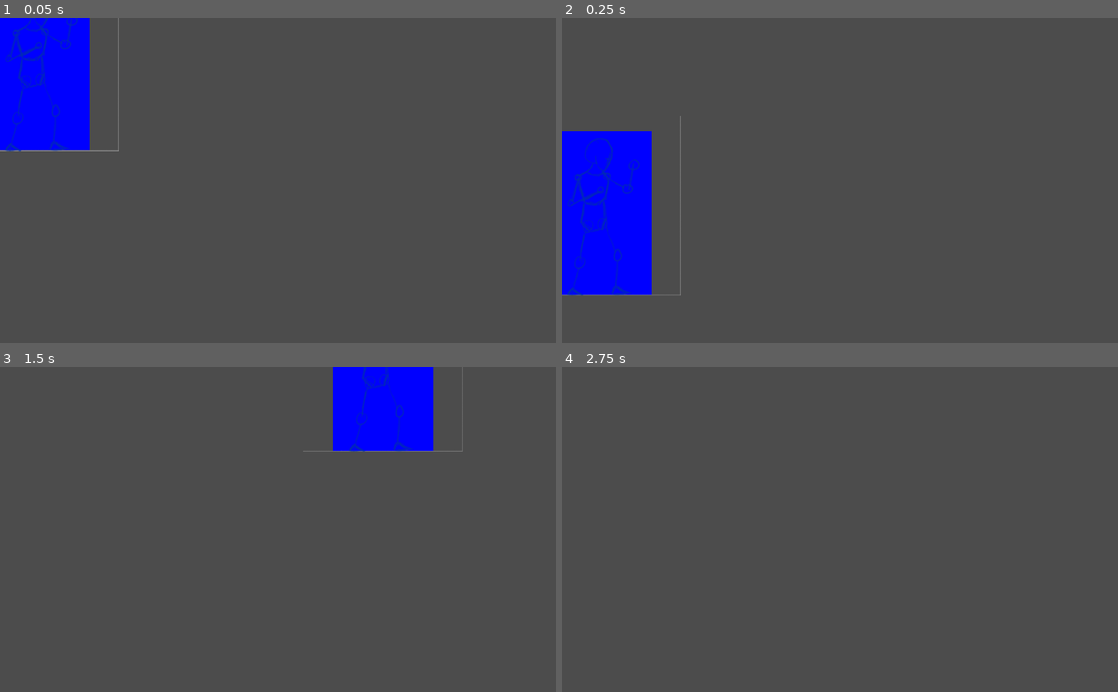
Above: before the commit, frames 1-4 (two rows, left to right).
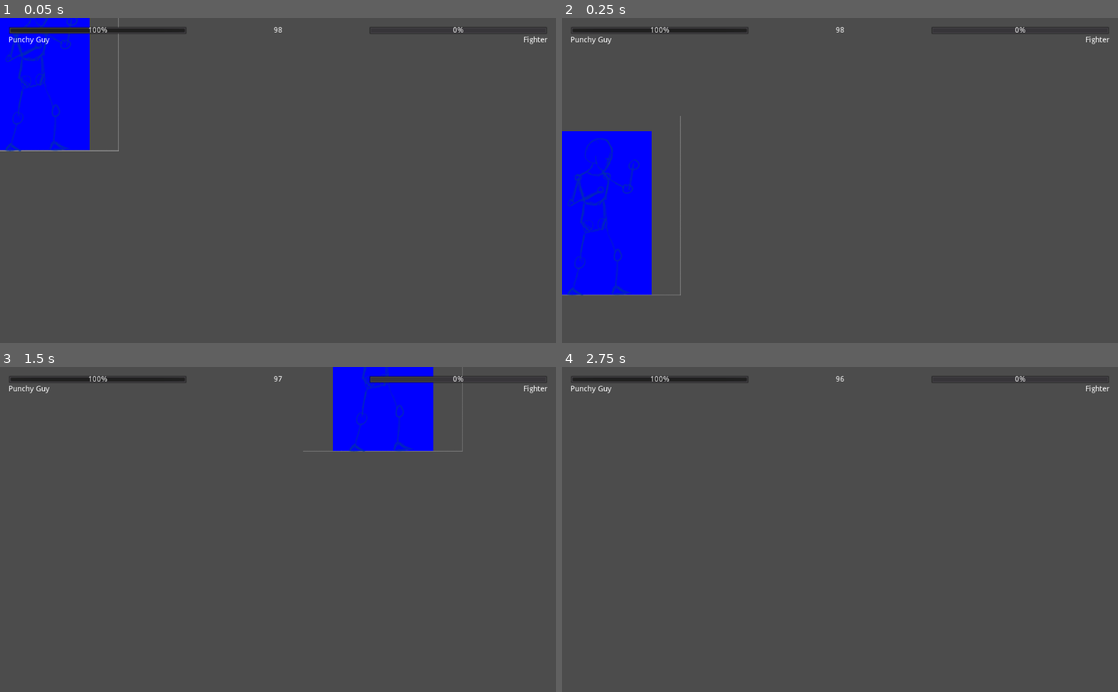
Above: after the commit, the same moments.

Repository: PistolRcks/flfa-project
Game: Godot game, scene res://level/basic_arena/TestingArena.tscn
Two runs of this game, one before a commit and one after it. Both use one fixed random seed, a clock stepped at 60 frames per second and the inputs below.
Inputs:
- Up to frame 1 (0.05 s): no input
- Up to frame 2 (0.25 s): no input
- Up to frame 3 (1.5 s): tap Enter at 0.5 s; hold W (up) 0.53-1.28 s; hold D (right) from 0.53 s (still down); tap J (attack_a) at 1.35 s
- Up to frame 4 (2.75 s): tap W (up) at 1.52, 1.55, 1.82, 2.3 s; release D (right) at 2.03 s; hold A (left) from 2.03 s (still down); hold K (attack_b) from 2.03 s (still down)

The runs differ from the first frame. In frame 1, 0.9% of the frame differs, in the area x 1-99%, y 2-9%; in frame 2, 0.8%; in frame 3, 1.0%; in frame 4, 0.8%.

Commit message:
Basic UI for combat

Diff:
--- a/entity/Entity.gd
+++ b/entity/Entity.gd
@@ -21,6 +21,8 @@
 onready var animation_tree = $AnimationTree
 
 ## Character Stats ##
+var player_number = 1					# Which number the player is (1 or 2)
+export var full_name = "Fighter"		# The full name of the character (as displayed in the UI)
 export var max_health = 100				# The maximum health of the character
 var current_health
 export var move_speed = 100				# The speed of movement (in pixels/sec)
@@ -28,6 +30,10 @@
 
 func _ready():
 	current_health = max_health + 0		# Duplicate but not
+
+	# Update UI to reflect character
+	get_tree().call_group("combat_ui", "update_name", player_number, full_name)
+	get_tree().call_group("combat_ui", "update_health", player_number, 100)
 
 func _physics_process(delta):
 	var momentum = Vector2()
--- a/entity/fighters/punchy_guy/PunchyGuy.tscn
+++ b/entity/fighters/punchy_guy/PunchyGuy.tscn
@@ -55,6 +55,7 @@
 
 [node name="PunchyGuy" type="KinematicBody2D"]
 script = ExtResource( 1 )
+full_name = "Punchy Guy"
 
 [node name="Collider" type="CollisionShape2D" parent="."]
 position = Vector2( 0, -20 )
--- a/globals.gd
+++ b/globals.gd
@@ -3,10 +3,11 @@
 
 
 # Debug variables
-""" Whether or not to show hitboxes (the boxes created by combos which deal damage).
-"""
-const SHOW_HITBOXES = true
+""" Whether or not to show hitboxes (the boxes created by combos which deal damage). """
+var SHOW_HITBOXES = true
 
-""" Whether or not to show hurtboxes (the boxes attached to entities which recieve damage).
-"""
-const SHOW_HURTBOXES = true
+""" Whether or not to show hurtboxes (the boxes attached to entities which recieve damage). """
+var SHOW_HURTBOXES = true
+
+""" How long (in seconds) for rounds to last before issuing a draw on timeout. """
+var ROUND_LENGTH = 99
--- a/level/basic_arena/TestingArena.tscn
+++ b/level/basic_arena/TestingArena.tscn
@@ -1,6 +1,7 @@
-[gd_scene load_steps=5 format=2]
+[gd_scene load_steps=6 format=2]
 
 [ext_resource path="res://entity/fighters/punchy_guy/PunchyGuy.tscn" type="PackedScene" id=1]
+[ext_resource path="res://ui/CombatUI.tscn" type="PackedScene" id=2]
 
 [sub_resource type="RectangleShape2D" id=1]
 extents = Vector2( 256, 10 )
@@ -12,6 +13,10 @@
 extents = Vector2( 10, 128 )
 
 [node name="TestingArena" type="Node2D"]
+
+[node name="UI" type="CanvasLayer" parent="."]
+
+[node name="CombatUI" parent="UI" instance=ExtResource( 2 )]
 
 [node name="Collision" type="Node2D" parent="."]
 
--- /dev/null
+++ b/ui/CombatUI.gd
@@ -0,0 +1,61 @@
+extends Control
+
+onready var p1_health := $Padding/Grid/P1/Healthbar
+onready var p1_name := $Padding/Grid/P1/Name
+
+onready var p2_health := $Padding/Grid/P2/Healthbar
+onready var p2_name := $Padding/Grid/P2/Name
+
+onready var timer := $Timer
+onready var timer_text := $Padding/Grid/Timer
+
+signal round_over()		# Emits when the round is over (i.e. when Timer runs out)
+
+# For testing purposes...
+func _ready():
+	begin_timer()
+
+func _process(delta):
+	if not timer.paused:
+		timer_text.bbcode_text = "[center]%d[/center]" % timer.time_left
+
+""" Update the name of the player as represented in the UI.
+	Parameters:
+		`int` player - The player whose name to update (1 or 2, default 2)
+		`String` new_name - The new name to set the player to (BBCode accepted).
+"""
+func update_name(player: int, new_name: String):
+	if player == 1:
+		p1_name.bbcode_text = new_name
+	else:
+		p2_name.bbcode_text = "[right]" + new_name + "[/right]"
+
+""" Update the health of the player as represented in the UI.
+	Parameters:
+		`int` player - The player whose health to update (1 or 2, default 2)
+		`float` new_health - The new health (as a percent of the max health) to set the healthbar
+			to.
+"""
+func update_health(player: int, new_health: float):
+	if player == 1:
+		p1_health.value = new_health
+	else:
+		p2_health.value = new_health
+
+""" Initially starts the timer (usually at the beginning of the round).
+	Round length is controlled by the ROUND_LENGTH global.
+"""
+func begin_timer():
+	timer.start($"/root/Globals".ROUND_LENGTH)
+
+""" Pauses the timer. """
+func pause_timer():
+	timer.paused = true
+
+""" Resumes the timer. """
+func resume_timer():
+	timer.paused = false
+
+
+func _on_Timer_timeout():
+	emit_signal("round_over")
--- /dev/null
+++ b/ui/CombatUI.tscn
@@ -0,0 +1,92 @@
+[gd_scene load_steps=2 format=2]
+
+[ext_resource path="res://ui/CombatUI.gd" type="Script" id=1]
+
+[node name="CombatUI" type="Control" groups=["combat_ui"]]
+anchor_right = 1.0
+anchor_bottom = 1.0
+script = ExtResource( 1 )
+__meta__ = {
+"_edit_use_anchors_": false
+}
+
+[node name="Padding" type="MarginContainer" parent="."]
+anchor_right = 1.0
+anchor_bottom = 1.0
+custom_constants/margin_right = 16
+custom_constants/margin_top = 16
+custom_constants/margin_left = 16
+custom_constants/margin_bottom = 16
+__meta__ = {
+"_edit_use_anchors_": false
+}
+
+[node name="Grid" type="GridContainer" parent="Padding"]
+margin_left = 16.0
+margin_top = 16.0
+margin_right = 1008.0
+margin_bottom = 584.0
+columns = 3
+__meta__ = {
+"_edit_use_anchors_": false
+}
+
+[node name="P1" type="VBoxContainer" parent="Padding/Grid"]
+margin_right = 328.0
+margin_bottom = 568.0
+size_flags_horizontal = 3
+size_flags_vertical = 3
+
+[node name="Healthbar" type="ProgressBar" parent="Padding/Grid/P1"]
+margin_right = 328.0
+margin_bottom = 14.0
+
+[node name="Name" type="RichTextLabel" parent="Padding/Grid/P1"]
+margin_top = 18.0
+margin_right = 328.0
+margin_bottom = 33.0
+bbcode_enabled = true
+fit_content_height = true
+__meta__ = {
+"_edit_use_anchors_": false
+}
+
+[node name="Timer" type="RichTextLabel" parent="Padding/Grid"]
+margin_left = 332.0
+margin_right = 660.0
+margin_bottom = 568.0
+size_flags_horizontal = 3
+size_flags_vertical = 3
+bbcode_enabled = true
+bbcode_text = "[center]99[/center]"
+text = "99"
+__meta__ = {
+"_edit_use_anchors_": false
+}
+
+[node name="P2" type="VBoxContainer" parent="Padding/Grid"]
+margin_left = 664.0
+margin_right = 992.0
+margin_bottom = 568.0
+size_flags_horizontal = 3
+size_flags_vertical = 3
+
+[node name="Healthbar" type="ProgressBar" parent="Padding/Grid/P2"]
+margin_right = 328.0
+margin_bottom = 14.0
+
+[node name="Name" type="RichTextLabel" parent="Padding/Grid/P2"]
+margin_top = 18.0
+margin_right = 328.0
+margin_bottom = 33.0
+bbcode_enabled = true
+bbcode_text = "[right]Fighter[/right]"
+text = "Fighter"
+fit_content_height = true
+__meta__ = {
+"_edit_use_anchors_": false
+}
+
+[node name="Timer" type="Timer" parent="."]
+
+[connection signal="timeout" from="Timer" to="." method="_on_Timer_timeout"]
